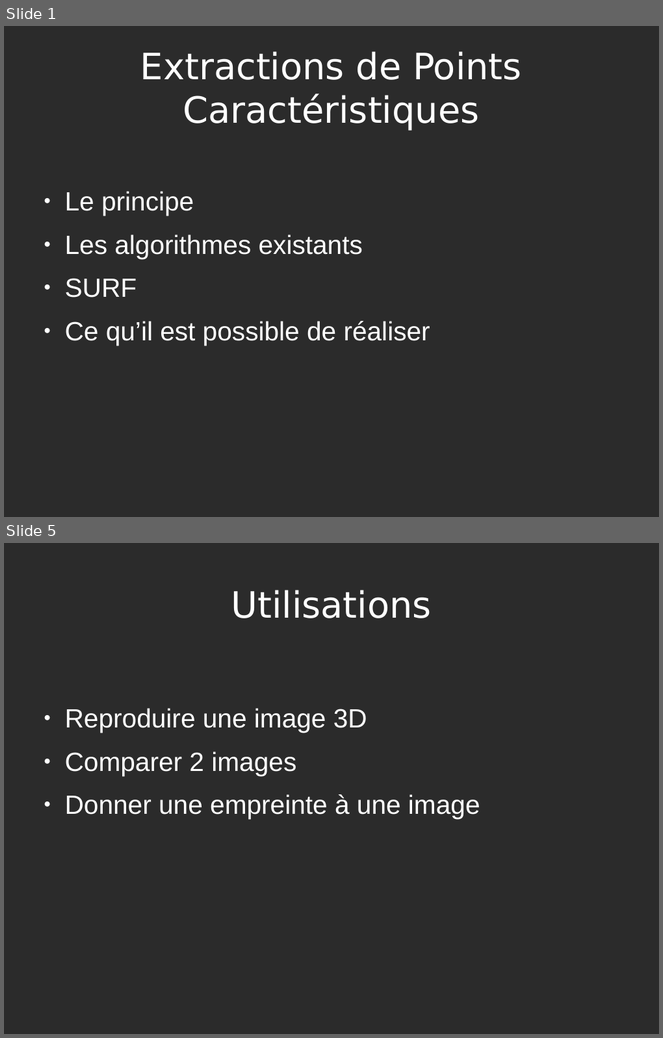
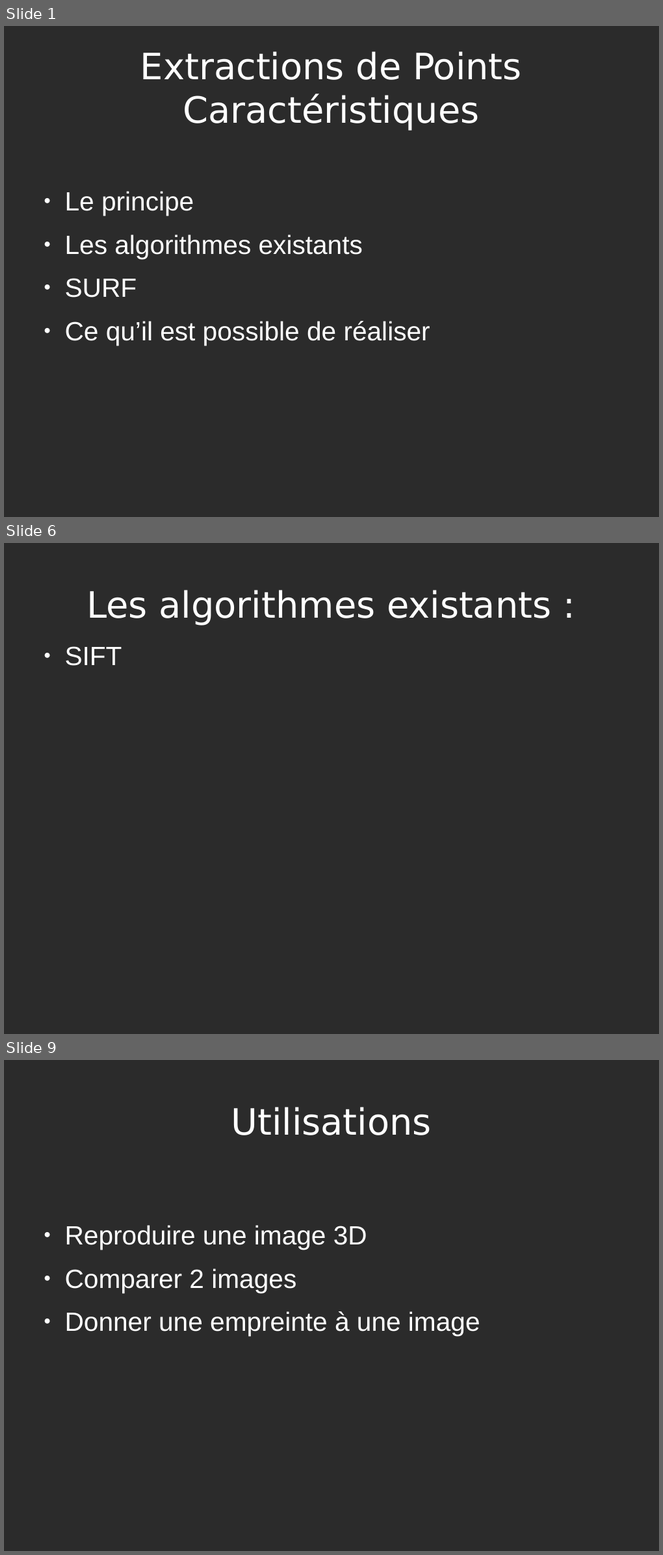
Before and after one commit to todorico/EPC, a slide deck: Presentation.odp. Shown one above the other, each under a label of ours: slides 1 and 5 before the commit, slides 1, 6 and 9 after it; the slides between them are not shown. The pictures are 663x1038 and 663x1555 pixels, drawn with LibreOffice and Linux fonts; fonts in the diff are those of the drawing; background and template pictures are left out; a plain dark background stands for a picture behind light text. Boxes give left, top, right and bottom in pixels: in the first picture for what was removed or moved away, otherwise in the second. Text is boxed around its words. In the diff, an @@ line names an element or a change of style, - is before the commit and + after.

```diff
--- a/Presentation.odp
+++ b/Presentation.odp
@@ slide 6 added at (4, 543, 659, 1034), background picture (left out) @@
@@ title added at (87, 590, 551, 626), 44 pt, text #FFFFFF @@
+Les algorithmes existants :
@@ text added at (65, 646, 122, 666), 32 pt, text #FFFFFF @@
+● SIFT
@@ what was slide 5 is now slide 9 @@
```
Also in this commit, not shown: 3 slides changed, 3 other slides added.
